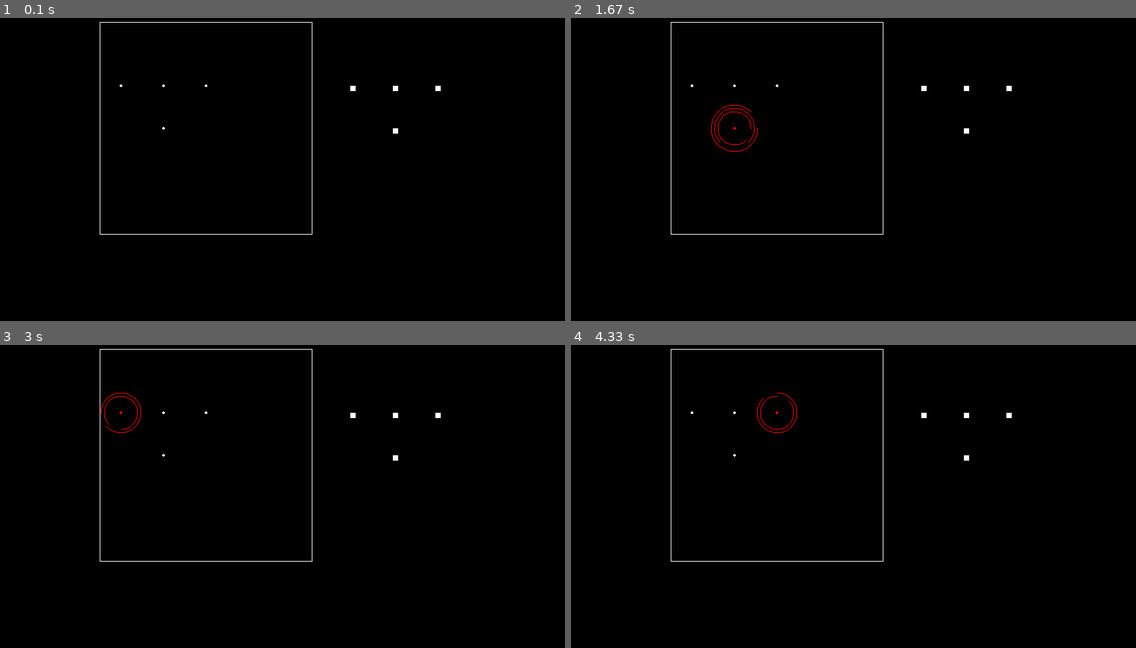
Above: before the commit, frames 1-4 (two rows, left to right).
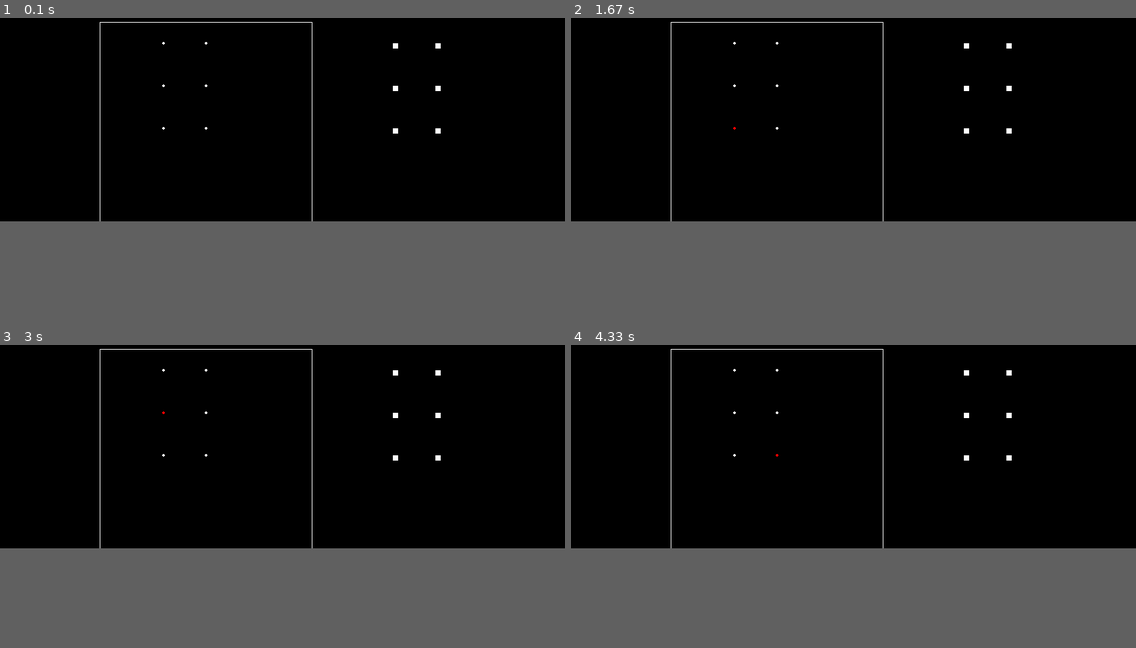
Above: after the commit, the same moments.

Repository: LukeDickerson19/Neural-Gas
Game: pygame game, started from histogram_creator_test.py
Same seed, same stepped clock (60 frames per second), same inputs: the game is played once before the commit and once after it. The source is Python 2; it was converted automatically to run under Python 3.
Inputs (mouse positions are in pixels of both pictures, inside the frame that each line leads up to):
- Up to frame 1 (0.1 s): no input
- Up to frame 2 (1.67 s): click (853, 105) at 0.38 s; tap Enter at 0.67 s; click (678, 69) at 1.05 s; hold D from 1.33 s (still down); click (678, 160) at 1.42 s
- Up to frame 3 (3 s): release D at 1.8 s; hold D 1.83-2.3 s; click (350, 451) at 1.92 s; hold S 2.33-2.63 s; click (293, 354) at 2.42 s; hold D from 2.67 s (still down); click (79, 426) at 2.75 s
- Up to frame 4 (4.33 s): release D at 3.3 s; hold S 3.33-3.7 s; click (853, 460) at 3.42 s; hold D from 4.23 s (still down); click (774, 384) at 4.32 s
In our replay, the window is 850x500 before the commit and 850x350 after it. These sizes can differ from the game's own. Grey fills any space a smaller window leaves; there, only what the larger window draws over its background counts as a difference.

The runs differ from the first frame. In frame 1, 0.2% of the frame differs, in the area x 17-78%, y 7-72%; in frame 2, 0.3%; in frame 3, 0.2%; in frame 4, 0.2%.

Commit message:
fixed angle issue

Diff:
--- a/histogram_creator_test.py
+++ b/histogram_creator_test.py
@@ -5,6 +5,7 @@
 from pygame import gfxdraw
 import os
 from neural_gas import *
+from operator import itemgetter
 
 ''' NOTES:
 
@@ -13,7 +14,12 @@
         need to depict the std dev sum around 1 node on graph plot
         from data aquired in m dictionary
 
-            need to get angles right
+            determine how distance and angle are going to
+            influence the std dev2
+                cant be infinity for 0 angle
+                both were inversely proportional though
+
+
 
         might want to plot the individual gaussians on a 2d plot as well
 
@@ -80,10 +86,8 @@
             if model.selecting_vertex:
                 svx = math.trunc((w * (model.selected_vertex.pos[0] - model.min_x) / (model.max_x - model.min_x)) + sp[0])
                 svy = math.trunc((h * (model.selected_vertex.pos[1] - model.min_y) / (model.max_y - model.min_y)) + sp[1])
-                if math.sqrt((vx - model.mouse_pos[0])**2 + \
-                    (vy - model.mouse_pos[1])**2) < \
-                    math.sqrt((svx - model.mouse_pos[0])**2 + \
-                    (svy - model.mouse_pos[1])**2):
+                if math.sqrt((vx - model.mouse_pos[0])**2 + (vy - model.mouse_pos[1])**2) < \
+                    math.sqrt((svx - model.mouse_pos[0])**2 + (svy - model.mouse_pos[1])**2):
                     model.selected_vertex = v
 
             if v == model.selected_vertex:
@@ -91,16 +95,20 @@
             else:
                 col = pygame.Color('white')
 
+            # draw angles of selected vertex
             if not model.selecting_vertex and v == model.selected_vertex:
                 amp = 20
-                for m, stuff in model.m.items():
-                    points = [(vx,vy)]
-                    print 'm = %s\tstuff = %s' % (m, stuff)
+                for m in model.m:
                     amp += 5
-                    pygame.draw.arc(self.surface, col,
-                        [vx-amp, vy-amp, 2*amp, 2*amp], m, m - stuff['ahead'])
-
-                    # pygame.gfxdraw.filled_polygon(self.simulation_surface, points, col)
+                    # # delta angle ahead
+                    # pygame.draw.arc(self.surface, col,
+                    #     [vx-amp, vy-amp, 2*amp, 2*amp],
+                    #     m['a'] + np.pi/2, m['a'] + np.pi/2 + m['da ahead'])
+
+                    # # delta angle behind
+                    # pygame.draw.arc(self.surface, col,
+                    #     [vx-amp, vy-amp, 2*amp, 2*amp],
+                    #     m['a'] + np.pi/2 - m['da behind'], m['a'] + np.pi/2)
 
             # draw vertex v
             pygame.draw.circle(self.surface,
@@ -191,10 +199,15 @@
 
         # create 2d graph g
         self.g = Graph()
+        # self.g.add_vertex((1,1))
+        # self.g.add_vertex((1,3))
+        # self.g.add_vertex((1,5))
+        self.g.add_vertex((3,1))
         self.g.add_vertex((3,3))
         self.g.add_vertex((3,5))
+        self.g.add_vertex((5,1))
+        self.g.add_vertex((5,5))
         self.g.add_vertex((5,3))
-        self.g.add_vertex((1,3))
 
         # create 2d histogram h of graph g with b^2 bins
         self.b = 40 # b = number of bins on each axis
@@ -212,56 +225,69 @@
         self.h[by][bx] += 1
 
     def variable_std_dev(self, v0):
-        m = {}
+        m = []
         for v in self.g.vertices:
             if v != v0:
-                a1 = np.arctan2(v0.pos[0] - v.pos[0], v0.pos[1] - v.pos[1])
-                m[a1] = {'d':dist(v0, v.pos), 'v':v.pos}
-
-        sorted(m)
-
-        print type(m)
-        print m
-        angs = m.keys()
-        print type(angs)
-        print angs
-
-        for i in range(len(angs)):
+                m.append(
+                    {'a':np.arctan2(
+                        v0.pos[0] - v.pos[0],
+                        v0.pos[1] - v.pos[1]),
+                    'd':dist(v0, v.pos),
+                    'v':v.pos})
+
+        m = sorted(m, key=itemgetter('a'))
+
+        for i in range(len(m)):
 
             # first
             if i == 0:
-                print 'first'
-                print m[angs[i]]['v']
-                # [angle behind, angle, angle ahead]
-                a = [angs[len(angs)-1], angs[i], angs[i+1]]
+                vect_behind = m[len(m)-1]['v']
+                vect_ahead  = m[i+1]['v']
 
             # last
-            elif i == len(angs)-1:
-                print 'last'
-                print m[angs[i]]['v']
-                a = [angs[i-1], angs[i], angs[0]]
+            elif i == len(m)-1:
+                vect_behind = m[i-1]['v']
+                vect_ahead  = m[0]['v']
 
             # middle
             else:
-                print 'middle'
-                print m[angs[i]]['v']
-                a = angs[i-1:i+2]
+                vect_behind = m[i-1]['v']
+                vect_ahead  = m[i+1]['v']
 
             # change in angle ahead and behind the current angle
-            print 'a = %s' % a
-            da_ahead  = abs(a[2] - a[1])
-            da_behind = abs(a[1] - a[0])
-            print 'da ahead = %f' % da_ahead
-            print 'da behind = %f' % da_behind
-
-            m[angs[i]]['ahead'] = da_ahead
-            m[angs[i]]['behind'] = da_behind
-            m[angs[i]]['std_dev_ahead']  = 1.0 / da_ahead
-            m[angs[i]]['std_dev_behind'] = 1.0 / da_behind
-            m[angs[i]]['amplitude'] = 1.0 / m[angs[i]]['d']
-
-            self.m = m
-            print '\n'
+            da_ahead  = abs(self.da2(v0.pos, m[i]['v'], vect_ahead))
+            da_behind = abs(self.da2(v0.pos, vect_behind, m[i]['v']))
+
+            m[i]['da ahead'] = da_ahead
+            m[i]['da behind'] = da_behind
+            # m[i]['std_dev_ahead']  = 1.0 / da_ahead
+            # m[i]['std_dev_behind'] = 1.0 / da_behind
+            # m[i]['amplitude'] = 1.0 / m[i]['d']
+
+        self.m = m
+
+    def da(self, a1, a2, direction): # delta angle from angle a1 to a2 either clockwise or counter clockwise direction
+        da = a2 - a1
+        while da < -np.pi: da += 2*np.pi
+        while da > np.pi:  da -= 2*np.pi
+        return da
+        # if direction == 'counter-clockwise':
+
+        # if a1 >= 0 and a2 >= 0:
+    def da2(self, p0, p1, p2):
+
+        v1 = (p1[0] - p0[0], p1[1] - p0[1])
+        v2 = (p2[0] - p0[0], p2[1] - p0[1])
+
+        # dot = x1*x2 + y1*y2      # dot product
+        # det = x1*y2 - y1*x2      # determinant
+
+        dot = v1[0]*v2[0] + v1[1]*v2[1]      # dot product
+        det = v1[0]*v2[1] - v1[1]*v2[0]      # determinant
+        if det <= 0:
+            return np.arctan2(det, dot)
+        return 2*np.pi - np.arctan2(det, dot)
+
     def update(self, controller):
 
         # update mouse position
@@ -275,7 +301,6 @@
 
         if self.selected_vertex:
             self.variable_std_dev(self.selected_vertex)
-            print self.m
 
 class PyGameKeyboardController(object):
     """
@@ -342,7 +367,7 @@
 
     pygame.init()
 
-    SCREEN_SIZE = (850, 500)
+    SCREEN_SIZE = (850, 350)
     model = Model(SCREEN_SIZE[0], SCREEN_SIZE[1])
     view = PyGameView(model, SCREEN_SIZE)
     controller = PyGameKeyboardController()
